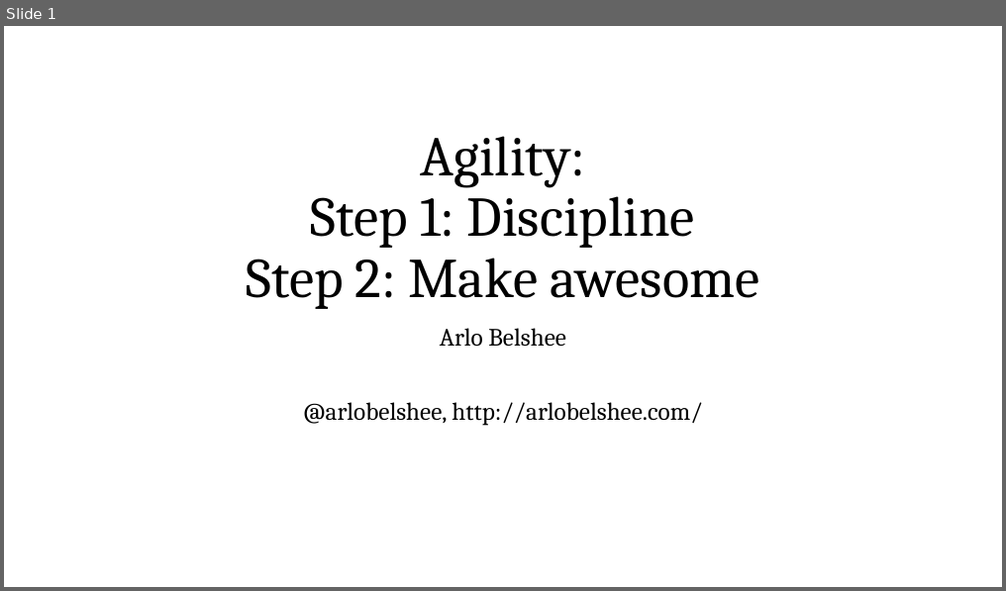
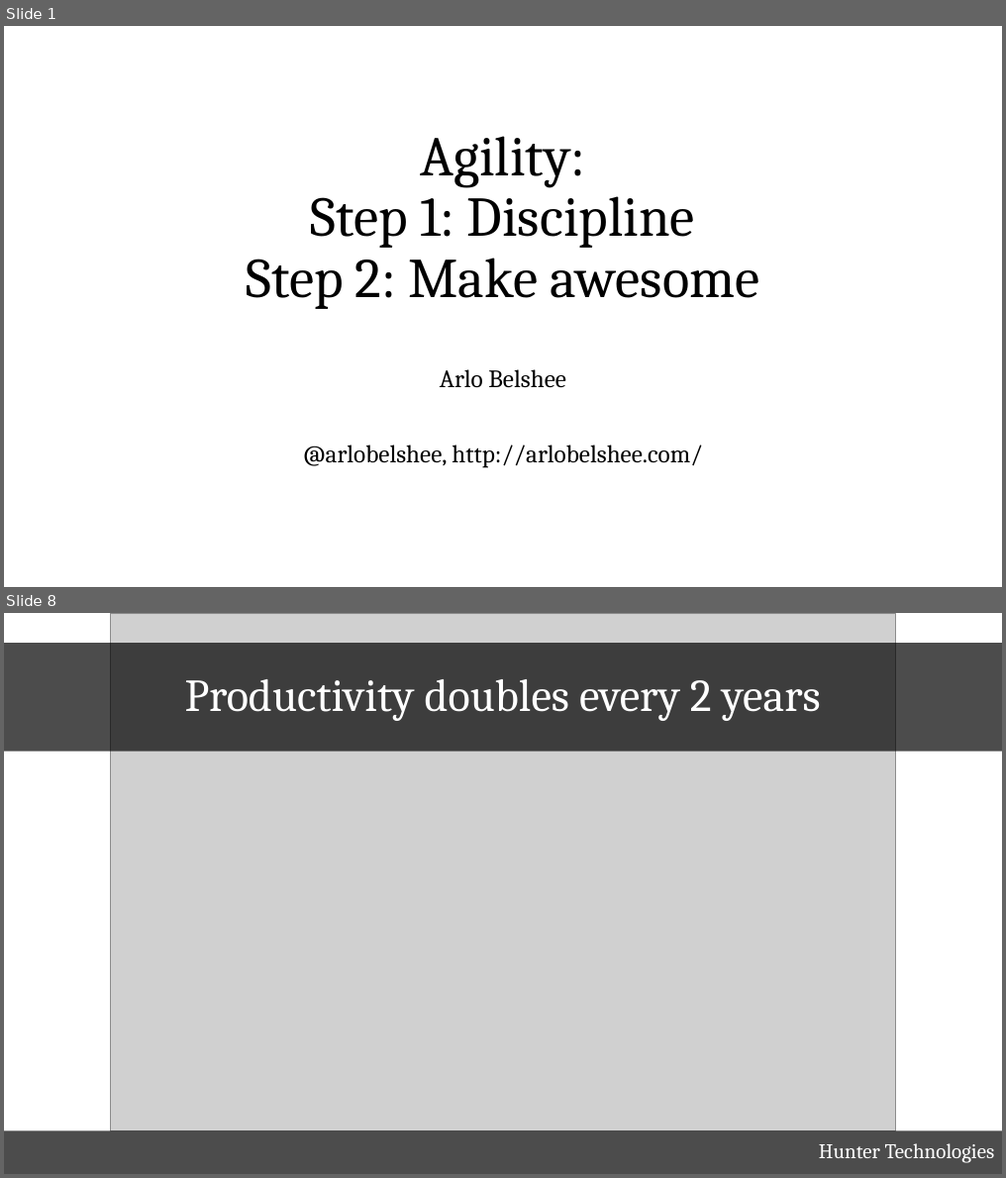
Before and after one commit to arlobelshee/Presentations, a slide deck: top teams/top teams.pptx. Shown one above the other, each under a label of ours: slide 1 before the commit, slides 1 and 8 after it; the slides between them are not shown. The pictures are 1006x591 and 1006x1178 pixels, drawn with LibreOffice and Linux fonts; fonts in the diff are those of the drawing; grey boxes stand for pictures. Boxes give left, top, right and bottom in pixels: in the first picture for what was removed or moved away, otherwise in the second. Text is boxed around its words. In the diff, an @@ line names an element or a change of style, - is before the commit and + after.

Commit message:
Added a bunch more pictures.

```diff
--- a/top teams/top teams.pptx
+++ b/top teams/top teams.pptx
@@ slide 8 added at (4,613,1002,1174), background #FFFFFF @@
@@ picture added at (111,613,896,1131) @@
@@ title added at (4,643,1002,752), fill #000000 at 70% opacity, 44 pt, text #FFFFFF @@
+Productivity doubles every 2 years
@@ text added at (4,1131,1002,1174), fill #000000 at 70% opacity, 20 pt, text #FFFFFF @@
+Hunter Technologies
@@ slide 1 changed as well @@
@@ subtitle "Arlo Belshee": place and size @@
-subtitle "Arlo Belshee" at (303,328,702,426)
+subtitle "Arlo Belshee" at (303,370,702,469)
```
Also in this commit, not shown: 20 other slides added.
